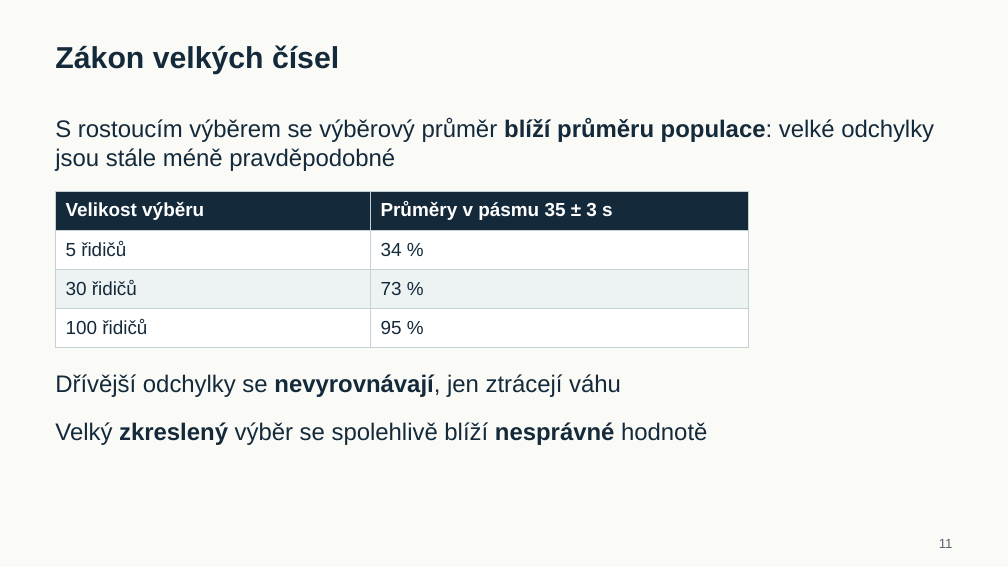
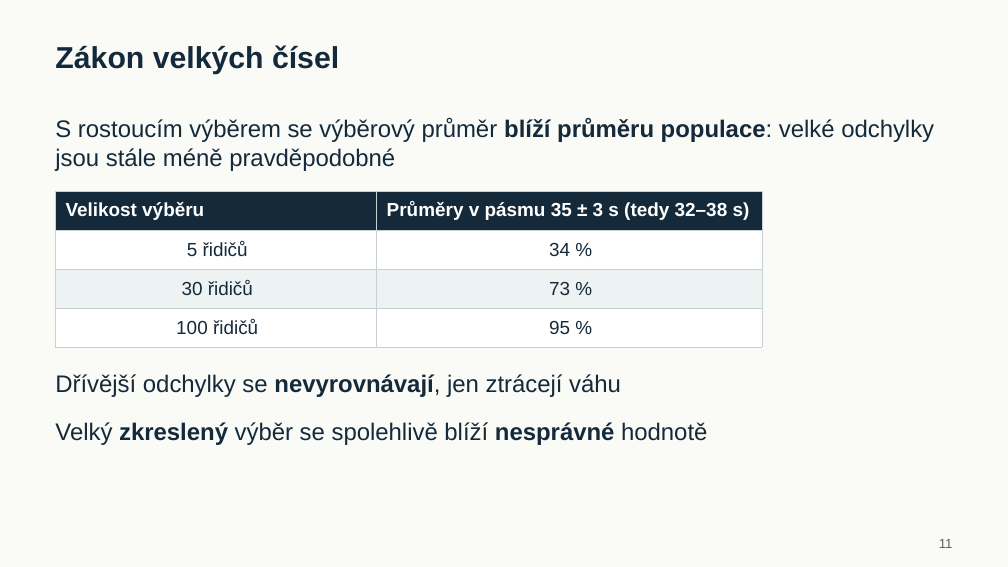
Before and after one commit to reckak/statistics-for-psychology, a slide deck: slide 11 of presentations/kapitola_06_vyberove_rozdeleni_a_testovani.pptx. Drawn at 1008x567 pixels with LibreOffice and Linux fonts; fonts in the diff are those of the drawing. Boxes give left, top, right and bottom in pixels: in the first picture for what was removed or moved away, otherwise in the second. Text is boxed around its words. In the diff, an @@ line names an element or a change of style, - is before the commit and + after.

```diff
--- a/presentations/kapitola_06_vyberove_rozdeleni_a_testovani.pptx
+++ b/presentations/kapitola_06_vyberove_rozdeleni_a_testovani.pptx
@@ table at bbox=[56, 191, 762, 347] @@
-row 1, column 2: Průměry v pásmu 35 ± 3 s
+row 1, column 2: Průměry v pásmu 35 ± 3 s (tedy 32–38 s)
@@ alignment left to centre @@
@@ table: place and size @@
-table at bbox=[56, 191, 749, 347]
+table at bbox=[56, 191, 762, 347]
```
Also in this commit, not shown: 9 other slides changed, 1 other file.
